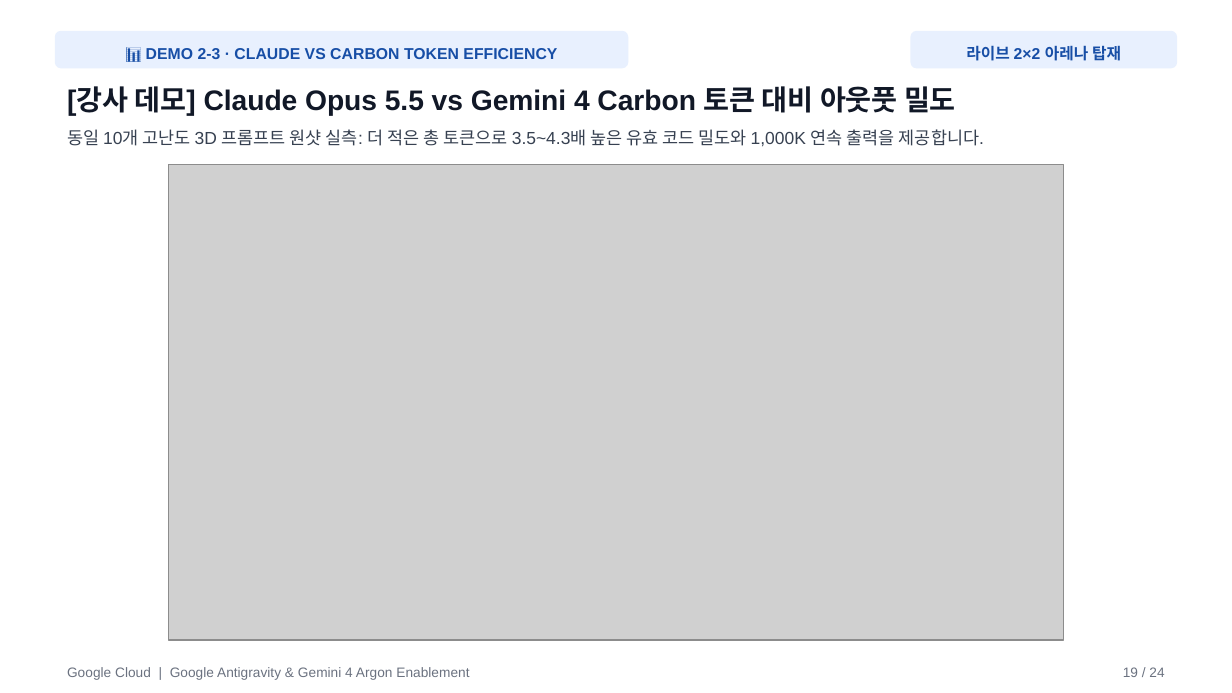
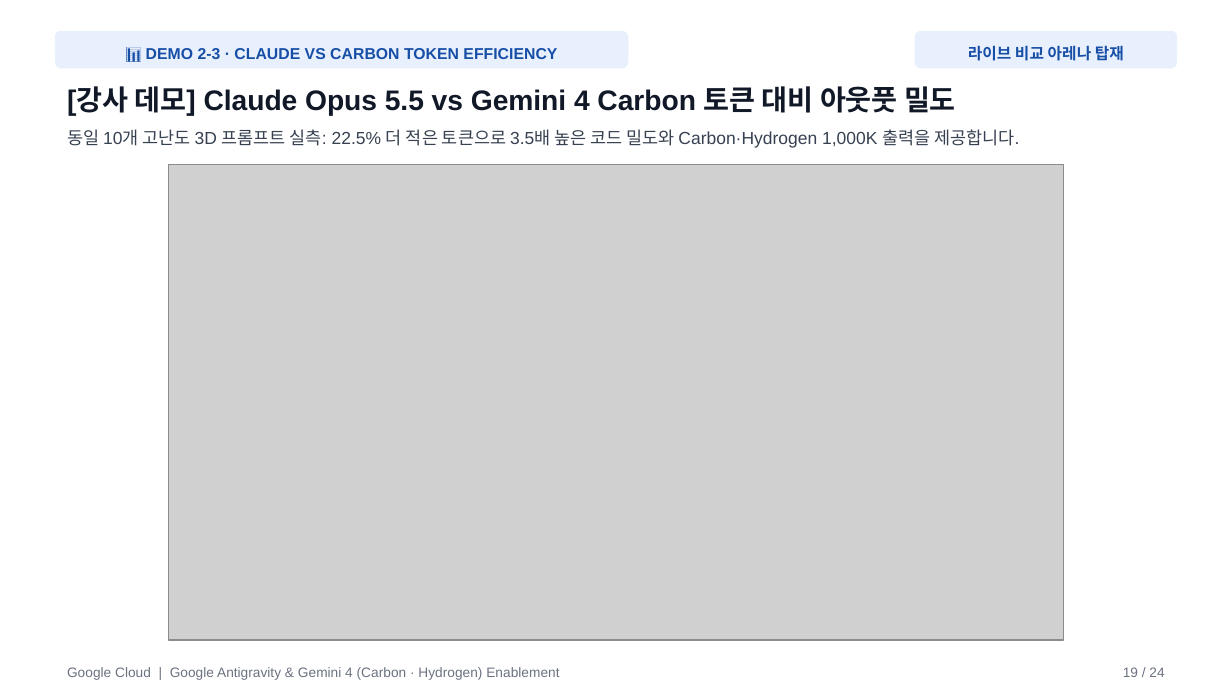
Before and after one commit to gorock-afk/lgcns_agy_workshop, a slide deck: slide 19 of LGCNS_AGY_Workshop_Slides.pptx. Drawn at 1232x693 pixels with LibreOffice and Linux fonts; fonts in the diff are those of the drawing; grey boxes stand for pictures. Boxes give left, top, right and bottom in pixels: in the first picture for what was removed or moved away, otherwise in the second. Text is boxed around its words. In the diff, an @@ line names an element or a change of style, - is before the commit and + after.

Commit message:
Update LG CNS Antigravity & Gemini 4 (Carbon & Hydrogen) workshop portal

```diff
--- a/LGCNS_AGY_Workshop_Slides.pptx
+++ b/LGCNS_AGY_Workshop_Slides.pptx
@@ rounded rectangle "라이브 비교 아레나 탑재": place and size @@
-rounded rectangle "라이브 비교 아레나 탑재" at (910,31,1178,69)
+rounded rectangle "라이브 비교 아레나 탑재" at (914,31,1177,69)
@@ text in rounded rectangle at (968,45,1124,61): text changed @@
-라이브 2×2 아레나 탑재
+라이브 비교 아레나 탑재
@@ text at (67,129,1019,148): text changed @@
-동일 10개 고난도 3D 프롬프트 원샷 실측: 더 적은 총 토큰으로 3.5~4.3배 높은 유효 코드 밀도와 1,000K 연속 출력을 제공합니다.
+동일 10개 고난도 3D 프롬프트 실측: 22.5% 더 적은 토큰으로 3.5배 높은 코드 밀도와 Carbon·Hydrogen 1,000K 출력을 제공합니다.
@@ text at (67,667,559,680): text changed @@
-Google Cloud | Google Antigravity & Gemini 4 Argon Enablement
+Google Cloud | Google Antigravity & Gemini 4 (Carbon · Hydrogen) Enablement
```
Also in this commit, not shown: 23 other slides changed, 1 other file.
